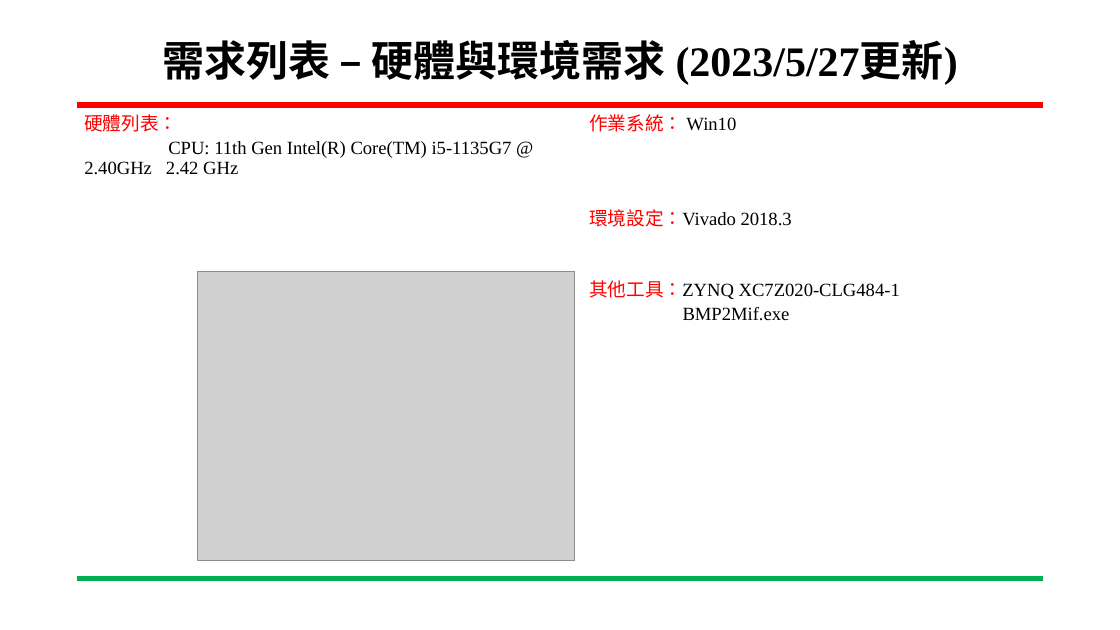
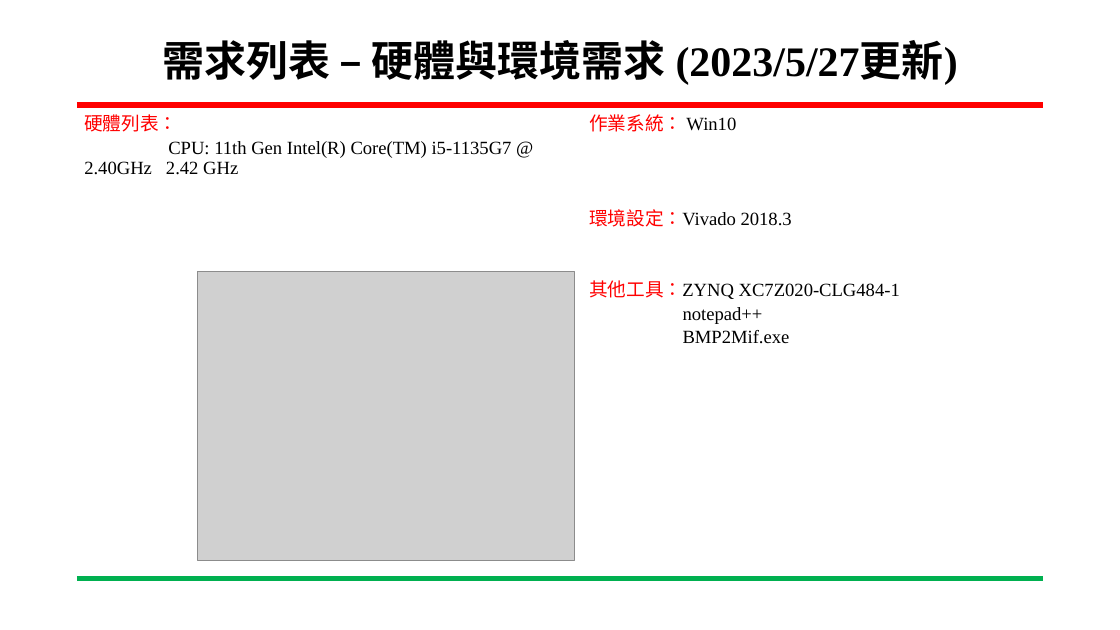
Before and after one commit to ing0331/FPGA, a slide deck: slide 6 of HW7_sobel_BRam/N06-Tutorial/專案進度報告-Sobel_VGA-吳東穎-20230531.pptx. Drawn at 1120x630 pixels with LibreOffice and Linux fonts; fonts in the diff are those of the drawing; grey boxes stand for pictures; background and template pictures are left out. Boxes give left, top, right and bottom in pixels: in the first picture for what was removed or moved away, otherwise in the second. Text is boxed around its words. In the diff, an @@ line names an element or a change of style, - is before the commit and + after.

```diff
--- a/HW7_sobel_BRam/N06-Tutorial/專案進度報告-Sobel_VGA-吳東穎-20230531.pptx
+++ b/HW7_sobel_BRam/N06-Tutorial/專案進度報告-Sobel_VGA-吳東穎-20230531.pptx
@@ text at [683, 307, 763, 324]: paragraph added @@
+notepad++
```
Also in this commit, not shown: 2 other slides changed.
